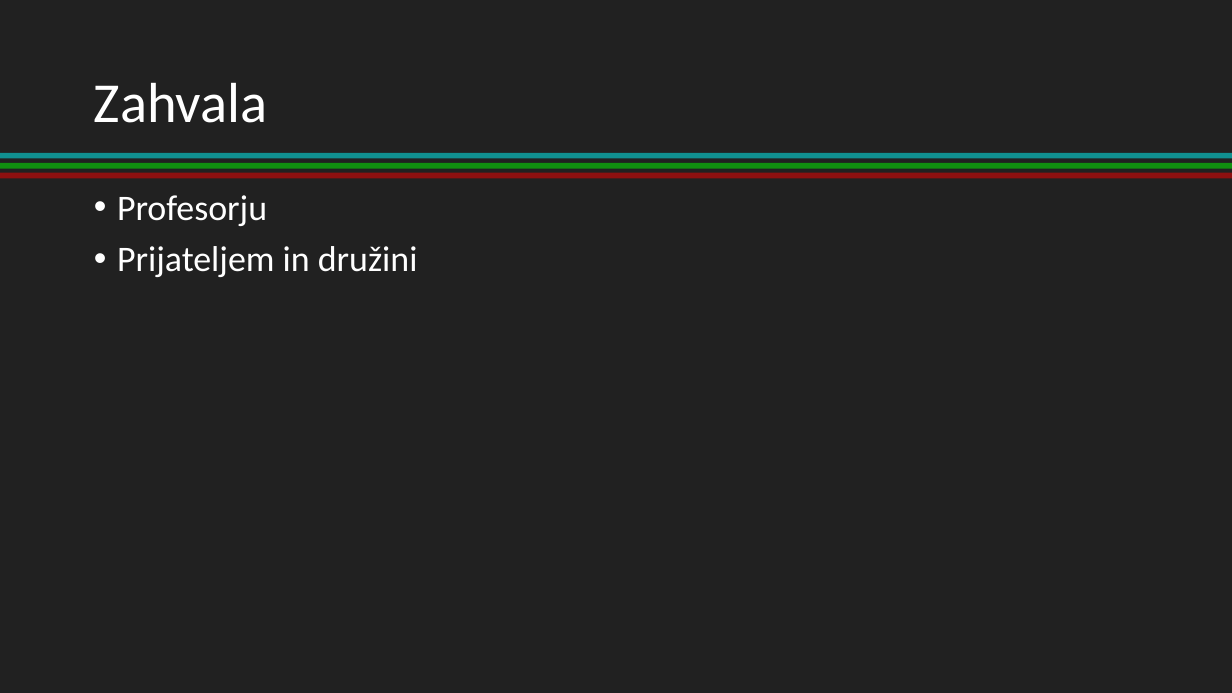
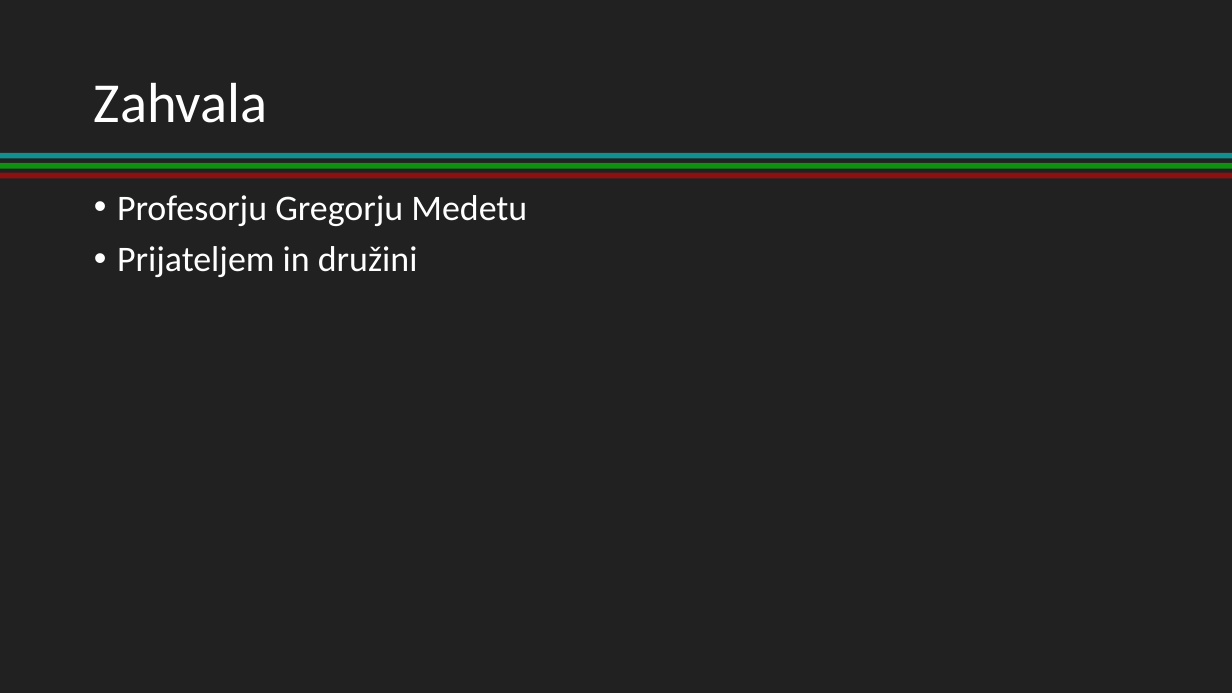
Before and after one commit to nik1178/MaturitetnaSeminarska, a slide deck: slide 14 of PowerPoint/Jenič Nik T4b.pptx. Drawn at 1232x693 pixels with LibreOffice and Linux fonts; fonts in the diff are those of the drawing. Boxes give left, top, right and bottom in pixels: in the first picture for what was removed or moved away, otherwise in the second. Text is boxed around its words. In the diff, an @@ line names an element or a change of style, - is before the commit and + after.

```diff
--- a/PowerPoint/Jenič Nik T4b.pptx
+++ b/PowerPoint/Jenič Nik T4b.pptx
@@ text at box(117, 195, 527, 226): text changed @@
-• Profesorju
+• Profesorju Gregorju Medetu
```
